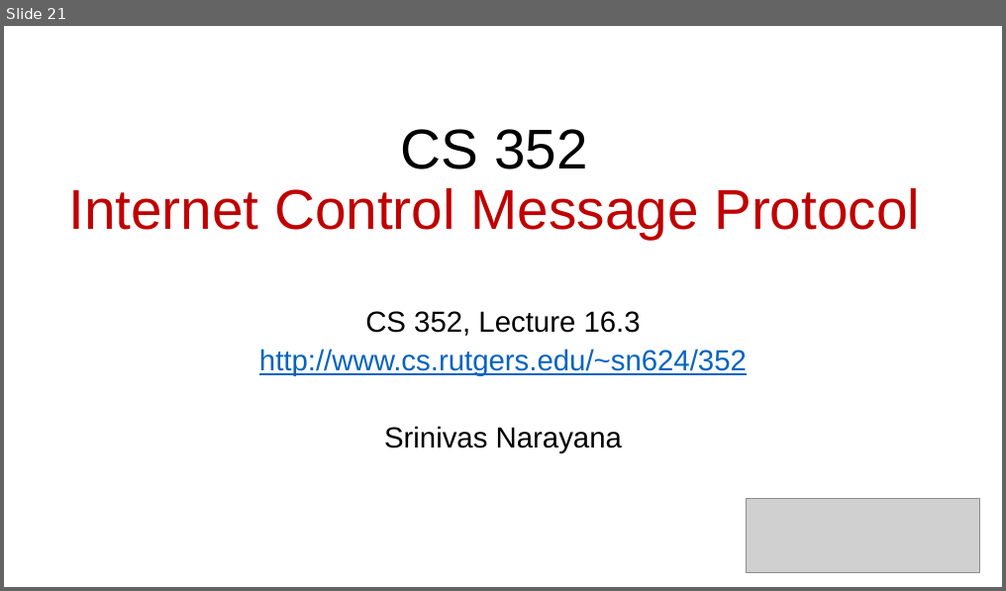
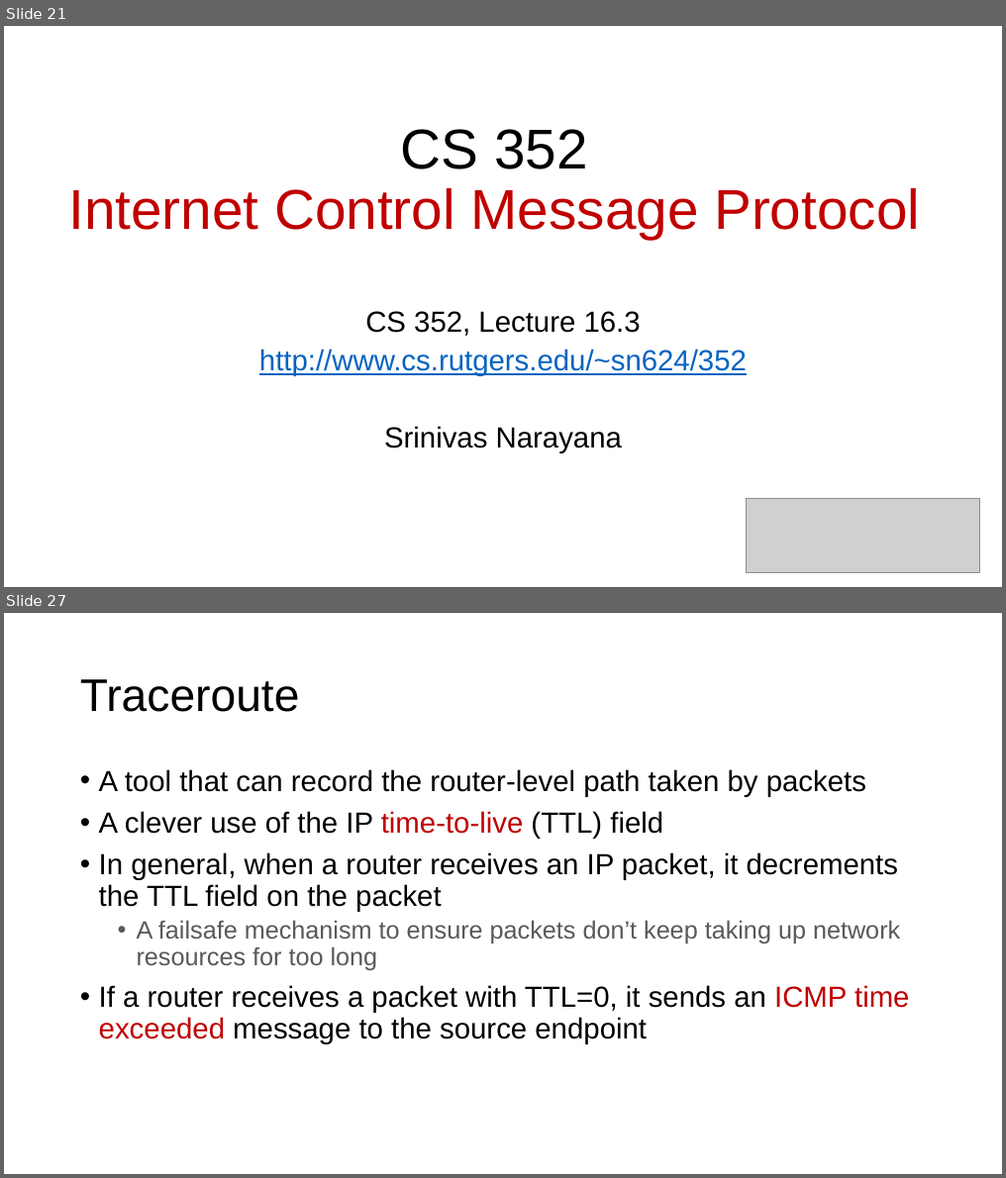
Before and after one commit to ngsrinivas/coursegen, a slide deck: ex/352-S21/staging/352-S21/lectures/network-protocols-1.pptx. Shown one above the other, each under a label of ours: slide 21 before the commit, slides 21 and 27 after it; the slides between them are not shown. The pictures are 1006x591 and 1006x1178 pixels, drawn with LibreOffice and Linux fonts; fonts in the diff are those of the drawing; grey boxes stand for pictures. Boxes give left, top, right and bottom in pixels: in the first picture for what was removed or moved away, otherwise in the second. Text is boxed around its words. In the diff, an @@ line names an element or a change of style, - is before the commit and + after.

```diff
--- a/ex/352-S21/staging/352-S21/lectures/network-protocols-1.pptx
+++ b/ex/352-S21/staging/352-S21/lectures/network-protocols-1.pptx
@@ slide 27 added at <box>4,613,1002,1174</box>, background #FFFFFF @@
@@ title added at <box>80,679,300,712</box>, 44 pt, text #000000 @@
+Traceroute
@@ text added at <box>99,769,909,1044</box>, 28 pt, text #000000 @@
+• A tool that can record the router-level path taken by packets
+• A clever use of the IP time-to-live (TTL) field
+• In general, when a router receives an IP packet, it decrements the TTL field on the packet
+  • A failsafe mechanism to ensure packets don’t keep taking up network resources for too long
+• If a router receives a packet with TTL=0, it sends an ICMP time exceeded message to the source endpoint
```
Also in this commit, not shown: 17 slides changed, 8 other slides added, 9 slides removed, 1 other file.
